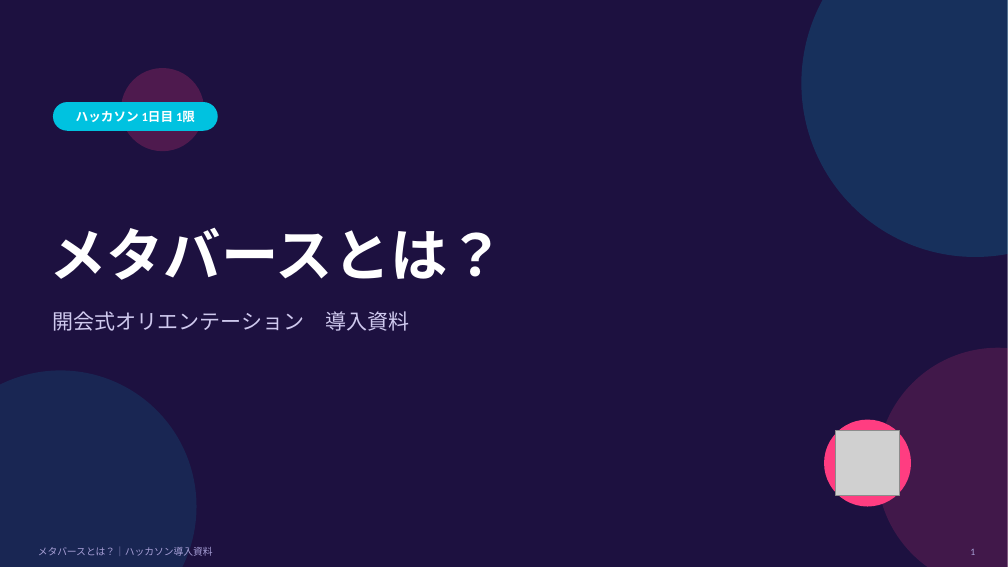
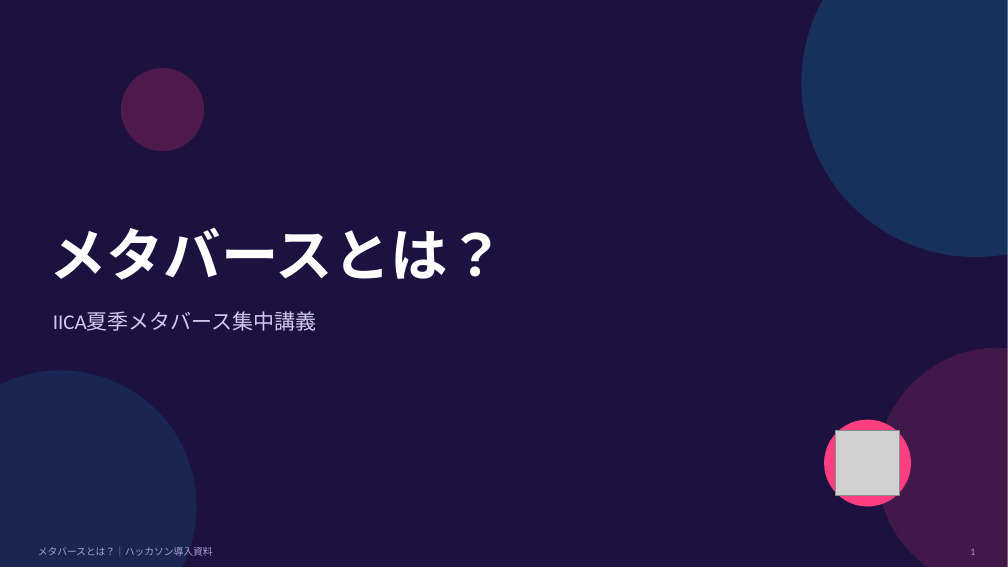
Before and after one commit to hakobunet/iica-koyama, a slide deck: slide 1 of docs/夏季メタバース集中講義/メタバースについて講義/スライド/メタバースとは？_夏季メタバース集中講義20260727.pptx. Drawn at 1008x567 pixels with LibreOffice and Linux fonts; fonts in the diff are those of the drawing; grey boxes stand for pictures. Boxes give left, top, right and bottom in pixels: in the first picture for what was removed or moved away, otherwise in the second. Text is boxed around its words. In the diff, an @@ line names an element or a change of style, - is before the commit and + after.

```diff
--- a/docs/夏季メタバース集中講義/メタバースについて講義/スライド/メタバースとは？_夏季メタバース集中講義20260727.pptx
+++ b/docs/夏季メタバース集中講義/メタバースについて講義/スライド/メタバースとは？_夏季メタバース集中講義20260727.pptx
@@ rounded rectangle removed at <box>53,102,219,130</box> @@
@@ text removed at <box>76,110,195,124</box> @@
-ハッカソン 1日目 1限
@@ text at <box>53,312,317,331</box>: text changed @@
-開会式オリエンテーション 導入資料
+IICA夏季メタバース集中講義
```
Also in this commit, not shown: 1 other slide changed, 34 other files.
